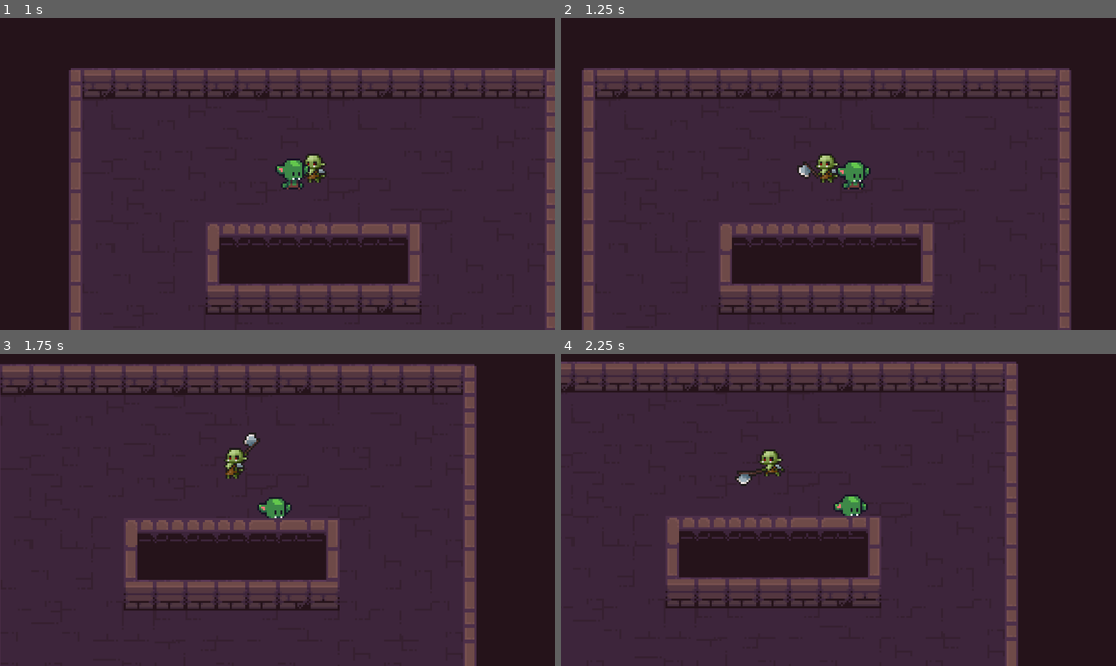
Above: before the commit, frames 1-4 (two rows, left to right).
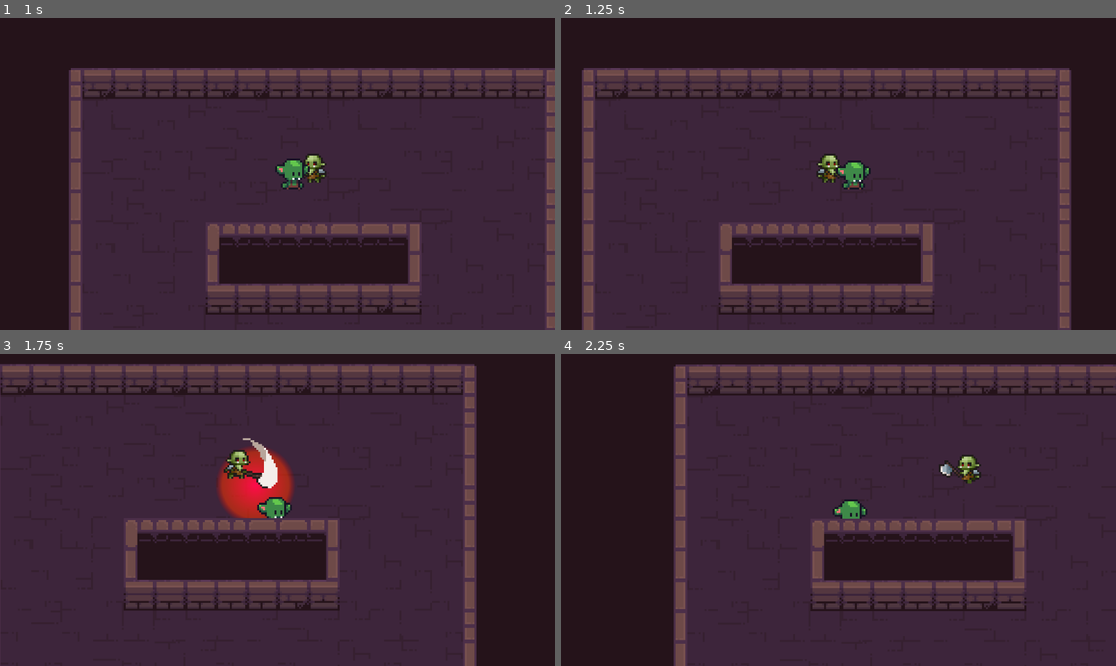
Above: after the commit, the same moments.

Repository: CatsAreCuteAndFast/knockback-topdown
Game: Godot game, scene res://scenes/levels/main_level.tscn
Same seed, same stepped clock (60 frames per second), same inputs: the game is played once before the commit and once after it.
Inputs:
- Up to frame 1 (1 s): hold D (right) from 0.53 s (still down)
- Up to frame 2 (1.25 s): keep holding D (right)
- Up to frame 3 (1.75 s): release D (right) at 1.28 s; hold S (down) from 1.28 s (still down)
- Up to frame 4 (2.25 s): release S (down) at 2.03 s; hold D (right) from 2.03 s (still down)

Frame 1 is identical in both runs. In frame 2, 0.4% of the frame differs, in the area x 42-51%, y 43-53%; in frame 3, 2.4%; in frame 4, 52%, in the area x 0-100%, y 2-100%.

Commit message:
Upgraded enemy attack

Diff:
--- a/scenes/enemy.tscn
+++ b/scenes/enemy.tscn
@@ -8,6 +8,7 @@
 [ext_resource type="Script" path="res://scripts/states/wander.gd" id="4_pkprv"]
 [ext_resource type="Script" path="res://scripts/states/follow.gd" id="5_e73rp"]
 [ext_resource type="Script" path="res://scripts/states/attack.gd" id="6_r5j6w"]
+[ext_resource type="PackedScene" uid="uid://d1g84itw7cing" path="res://scenes/killzone.tscn" id="9_kg03p"]
 
 [sub_resource type="AtlasTexture" id="AtlasTexture_ja8k4"]
 atlas = ExtResource("2_hplfa")
@@ -231,6 +232,22 @@
 [sub_resource type="CircleShape2D" id="CircleShape2D_uh2c4"]
 radius = 7.0
 
+[sub_resource type="CircleShape2D" id="CircleShape2D_tm8no"]
+radius = 14.0
+
+[sub_resource type="Gradient" id="Gradient_g57mm"]
+offsets = PackedFloat32Array(0, 0.824675, 1)
+colors = PackedColorArray(1, 0.0431373, 0.301961, 1, 1, 0.192157, 0, 0.537255, 1, 0, 0, 0)
+
+[sub_resource type="GradientTexture2D" id="GradientTexture2D_kxt27"]
+gradient = SubResource("Gradient_g57mm")
+width = 256
+height = 256
+fill = 1
+fill_from = Vector2(0.5, 0.5)
+fill_to = Vector2(0.5, 0)
+metadata/_snap_enabled = true
+
 [node name="Enemy" type="CharacterBody2D"]
 collision_layer = 2
 motion_mode = 1
@@ -242,6 +259,8 @@
 sprite_frames = SubResource("SpriteFrames_oxhh7")
 animation = &"attack"
 autoplay = "idle"
+frame = 5
+frame_progress = 1.0
 
 [node name="CollisionShape2D" type="CollisionShape2D" parent="."]
 position = Vector2(1, -8)
@@ -276,8 +295,20 @@
 attack_cancel_radius = 30.0
 
 [node name="Timer" type="Timer" parent="StateMachine/Attack"]
-wait_time = 0.5
+wait_time = 0.3
 one_shot = true
+
+[node name="Killzone" parent="StateMachine/Attack" instance=ExtResource("9_kg03p")]
+visible = false
+collision_layer = 1
+monitoring = false
+
+[node name="CollisionShape2D" type="CollisionShape2D" parent="StateMachine/Attack/Killzone"]
+shape = SubResource("CircleShape2D_tm8no")
+
+[node name="Sprite2D" type="Sprite2D" parent="StateMachine/Attack/Killzone"]
+scale = Vector2(0.164063, 0.164063)
+texture = SubResource("GradientTexture2D_kxt27")
 
 [node name="8DirectionalRaycasts" type="Node2D" parent="."]
 position = Vector2(0, -7)
--- /dev/null
+++ b/scenes/killzone.tscn
@@ -0,0 +1,10 @@
+[gd_scene load_steps=2 format=3 uid="uid://d1g84itw7cing"]
+
+[ext_resource type="Script" path="res://scripts/killzone.gd" id="1_mu85f"]
+
+[node name="Killzone" type="Area2D"]
+collision_layer = 0
+collision_mask = 2
+script = ExtResource("1_mu85f")
+
+[connection signal="body_entered" from="." to="." method="_on_body_entered"]
--- /dev/null
+++ b/scripts/killzone.gd
@@ -0,0 +1,6 @@
+extends Area2D
+
+func _on_body_entered(body: Node2D) -> void:
+	print("hi")
+	if body.is_in_group("player"):
+		get_tree().reload_current_scene()
--- a/scripts/states/attack.gd
+++ b/scripts/states/attack.gd
@@ -2,11 +2,13 @@
 class_name Attack
 
 @onready var timer: Timer = $Timer
+@onready var killzone: Area2D = $Killzone
 
 @export var animated_sprite: AnimatedSprite2D
 @export var enemy: CharacterBody2D
 @export var move_speed := 50.0
 @export var attack_cancel_radius := 200.0
+@export var max_attack_distance := 30.0
 
 var player: Node2D
 
@@ -15,6 +17,7 @@
 signal AttackFinished
 
 func Enter():
+	animated_sprite.frame_changed.connect(_on_frame_changed)
 	player = get_tree().get_first_node_in_group("player")
 	timer.start()
 	animated_sprite.play("attack")
@@ -27,9 +30,12 @@
 	pass
 
 func Exit():
-	enemy.velocity = Vector2.ZERO
+	killzone.monitoring = false
+	killzone.visible = false
 
 func _on_animation_finished():
+	killzone.monitoring = false
+	killzone.visible = false
 	timer.start()
 
 func _on_timer_timeout() -> void:
@@ -40,5 +46,29 @@
 	if distance_to_player > attack_cancel_radius and not always_attack:
 		Transitioned.emit(self, "Follow")
 	else:
+		set_killzone_position()
 		animated_sprite.play("attack")
+		if enemy.global_position > player.global_position:
+			animated_sprite.flip_h = true
+		else:
+			animated_sprite.flip_h = false
 	always_attack = false
+
+func set_killzone_position():
+	var direction_to_player = player.global_position - enemy.global_position
+	var distance_to_player = direction_to_player.length()
+
+	if distance_to_player <= max_attack_distance:
+		killzone.global_position = player.global_position
+	else:
+		var limited_position = enemy.global_position + direction_to_player.normalized() * max_attack_distance
+		killzone.global_position = limited_position
+
+
+func _on_frame_changed():
+	if animated_sprite.animation == "attack":
+		match animated_sprite.frame:
+			1:
+				killzone.visible = true
+			4:
+				killzone.monitoring = true
Not shown: 1 places in scenes/enemy.tscn that only renumber resources
